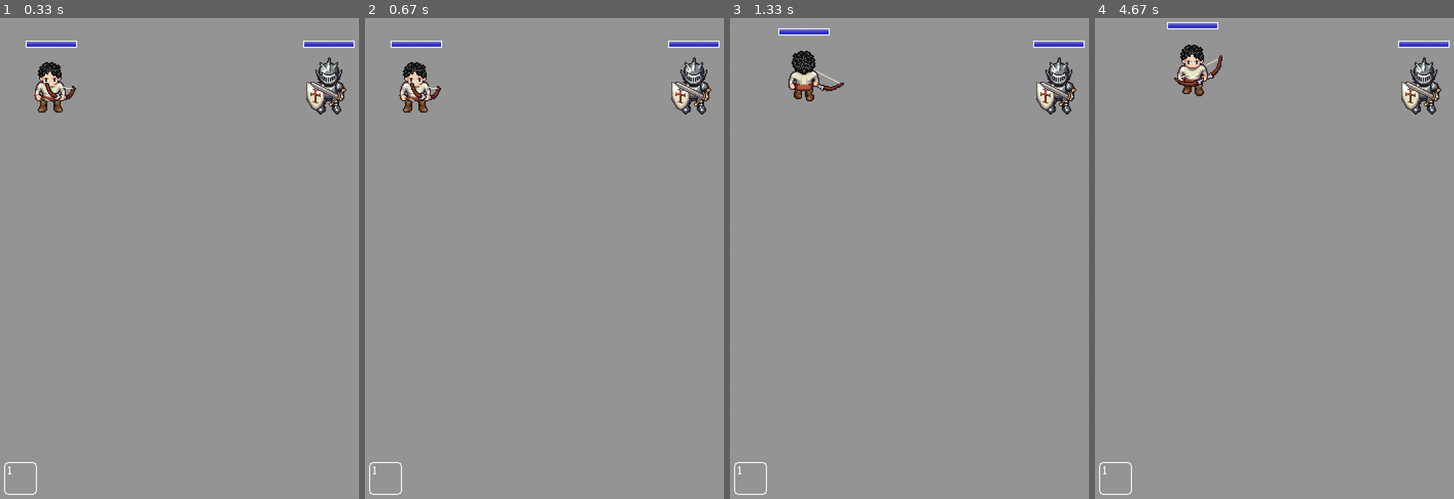
Above: before the commit, frames 1-4 (left to right).
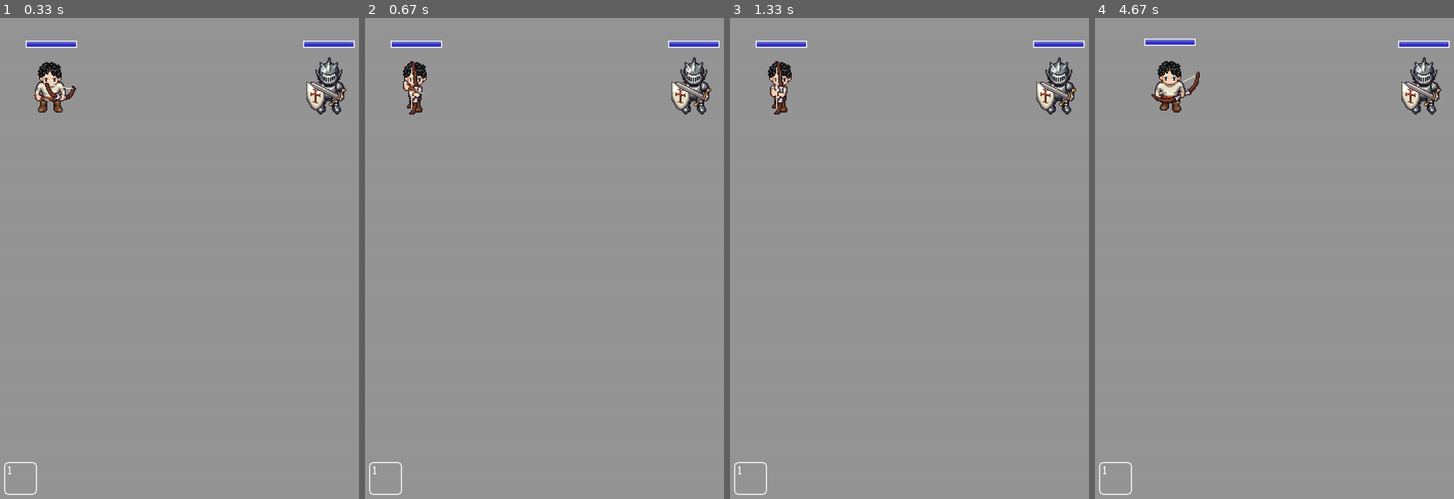
Above: after the commit, the same moments.

Repository: victor-cortes/pygame-sample
Game: pygame game, started from main.py
Two runs of this game, one before a commit and one after it. Both use one fixed random seed, a clock stepped at 60 frames per second and the inputs below.
Inputs:
- Up to frame 1 (0.33 s): no input
- Up to frame 2 (0.67 s): tap 1 at 0.33 s
- Up to frame 3 (1.33 s): hold D 0.67-1.13 s; hold W from 1.17 s (still down)
- Up to frame 4 (4.67 s): release W at 1.63 s; hold D 1.67-2.13 s; tap 1 at 1.82, 3.22 s; hold A 2.17-2.7 s; hold S 2.73-3.03 s; hold A 3.07-3.47 s; hold W 3.5-3.87 s; hold D 3.9-4.53 s; hold S from 4.57 s (still down)

Frame 1 is identical in both runs. In frame 2, 0.5% of the frame differs, in the area x 9-22%, y 8-21%; in frame 3, 1.7%; in frame 4, 1.8%, in the area x 13-36%, y 0-20%.

Commit message:
refactoring folders and scripts

Diff:
--- a/data/skills/skills.yaml
+++ b/data/skills/skills.yaml
@@ -8,8 +8,8 @@
   cast_time: 1
   cooldown: 0
   script:
-#    set_motion: bow_attack_1
-    delay: 500
+    set_motion: bow_attack_1
+    delay: 1000
     spawn_projectile:
       projectile: 1000
       projectile_max_distance: 30
--- a/src/controller/character_controller.py
+++ b/src/controller/character_controller.py
@@ -19,15 +19,15 @@
     motion: str = Motion.IDLE.value
     skill_motion: str = None
     animation_var: float = 0
-    skill_controller: SkillController = None
+    skill_controller: SkillController | None = None
 
     def __init__(self, character: Character, sprite_def: SpriteDef) -> None:
         self.character = character
         self.sprite_def = sprite_def
         self.character_view = CharacterView(character)
         self.character.on['die'].add_listener(lambda x: self.on_die())
-        self.character.on['skill_started'].add_listener(lambda x: self.on_skill_stated(x))
-        self.character.on['skill_ended'].add_listener(lambda x: self.on_skill_stated(x))
+        self.character.on['skill_started'].add_listener(lambda x: self.on_skill_started(x))
+        self.character.on['skill_ended'].add_listener(lambda x: self.on_skill_ended(x))
 
     def render(self, ctx: GameContext):
         sprite_set = self.sprite_def.sprite_sheet.sets[self.motion]
@@ -107,5 +107,9 @@
     def on_die(self):
         self.set_motion(Motion.DYING.value)
 
-    def on_skill_stated(self, skill: CharacterSkill):
+    def on_skill_started(self, skill: CharacterSkill):
         self.skill_controller = SkillController(skill, self)
+
+    def on_skill_ended(self, x):
+        self.skill_controller = None
+        self.set_motion(Motion.IDLE.value)
--- a/src/controller/skill_controller.py
+++ b/src/controller/skill_controller.py
@@ -22,3 +22,7 @@
             self.__getattribute__(function)(param, delta_time)
         except AttributeError:
             pass
+
+    def set_motion(self, param, delta_time):
+        self.character_controller.set_motion(param)
+        self.skill.script_line += 1
